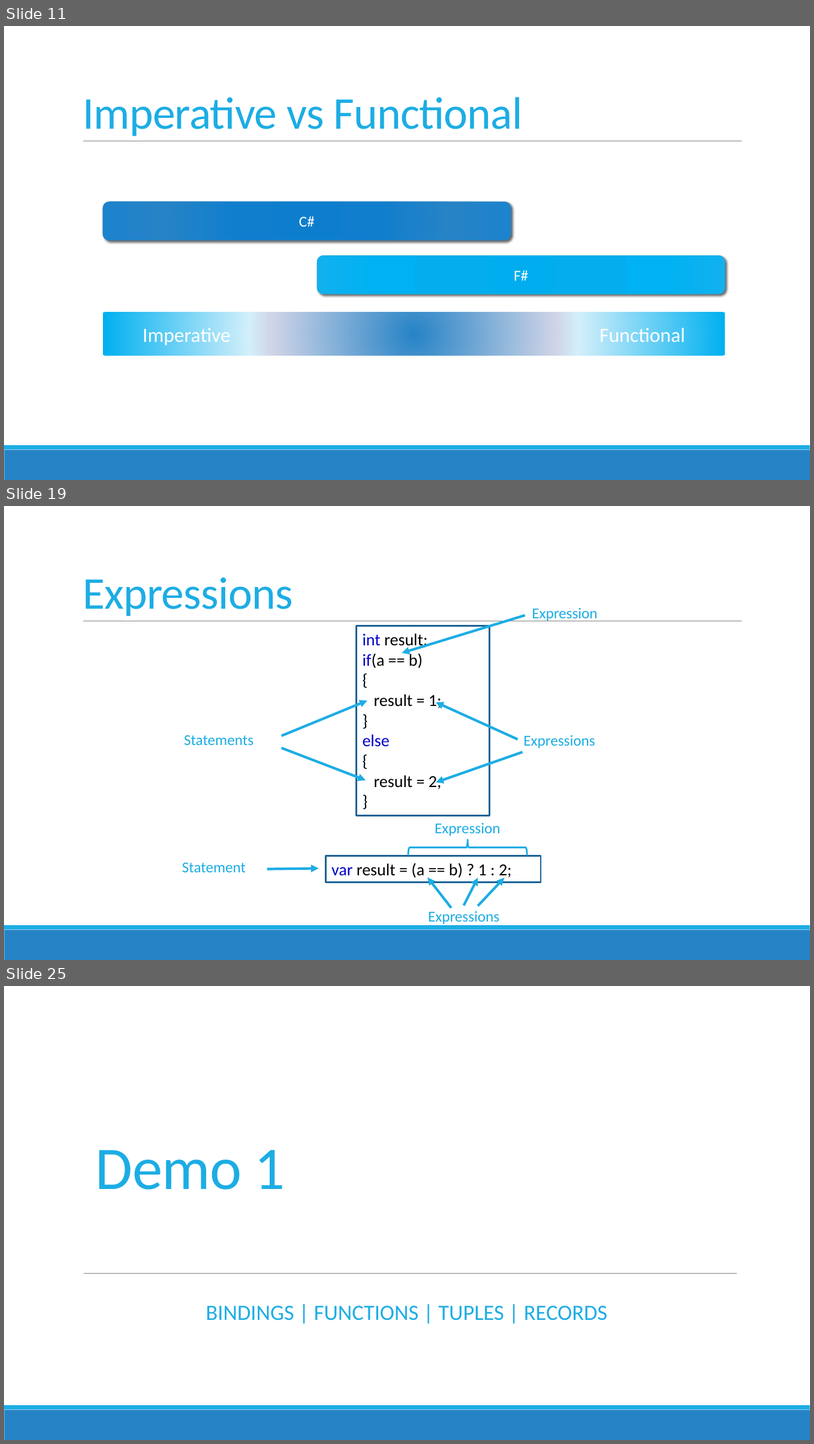
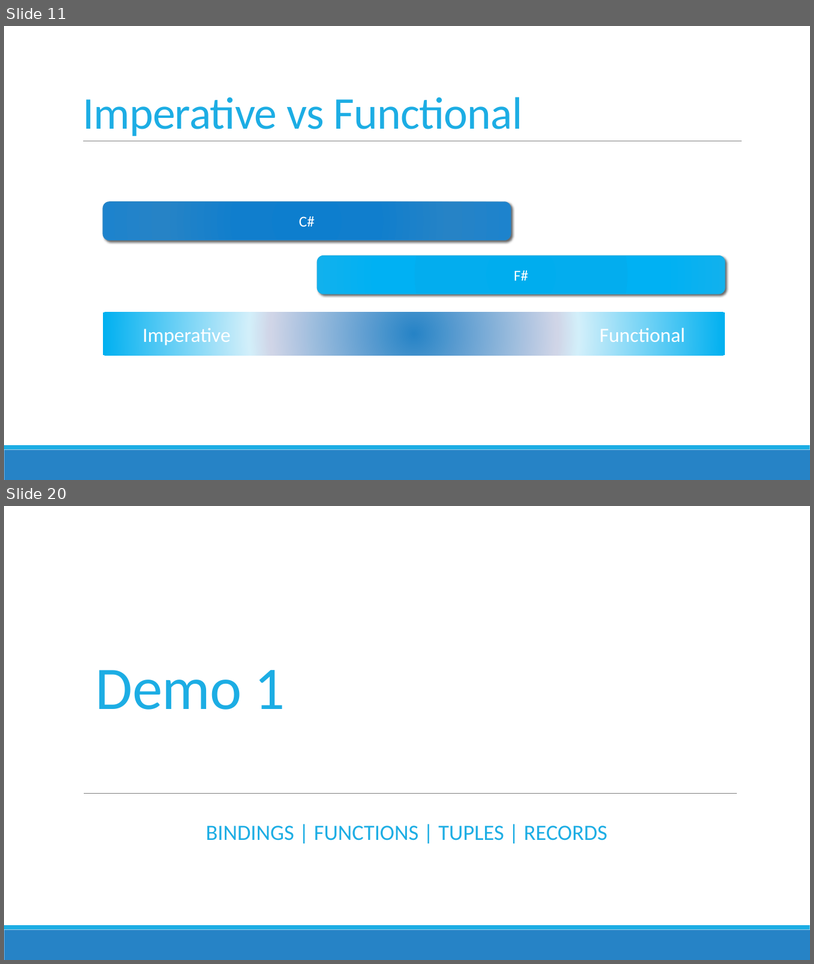
Before and after one commit to jorgef/fsharpworkshop, a slide deck: FSharpWorkshop_Slides.pptx. Shown one above the other, each under a label of ours: slides 11, 19 and 25 before the commit, slides 11 and 20 after it; the slides between them are not shown. The pictures are 814x1444 and 814x964 pixels, drawn with LibreOffice and Linux fonts; fonts in the diff are those of the drawing. Boxes give left, top, right and bottom in pixels: in the first picture for what was removed or moved away, otherwise in the second. Text is boxed around its words. In the diff, an @@ line names an element or a change of style, - is before the commit and + after.

```diff
--- a/FSharpWorkshop_Slides.pptx
+++ b/FSharpWorkshop_Slides.pptx
@@ slide 19 removed at [4,506,810,960], background #FFFFFF; not listed: 3 template elements that a slide beside it also shows @@
@@ title removed at [83,577,293,616] @@
-Expressions
@@ text removed at [532,607,597,621] @@
-Expression
@@ rectangle removed at [357,626,490,815] @@
-int result;
-if(a == b)
-{
-result = 1;
-}
-else
-{
-result = 2;
-}
@@ arrow removed from (525, 615) to (402, 653) @@
@@ arrow removed from (282, 736) to (368, 701) @@
@@ arrow removed from (518, 739) to (436, 702) @@
@@ text removed at [184,735,254,745] @@
-Statements
@@ text removed at [524,735,595,748] @@
-Expressions
@@ arrow removed from (282, 748) to (366, 780) @@
@@ arrow removed from (523, 751) to (436, 783) @@
@@ text removed at [435,822,500,835] @@
-Expression
@@ left brace removed at [409,840,527,855] @@
@@ text removed at [182,862,246,872] @@
-Statement
@@ rectangle removed at [326,856,541,882] @@
-var result = (a == b) ? 1 : 2;
@@ arrow removed from (267, 869) to (319, 868) @@
@@ group removed at [428,877,505,925]: 3 arrows, 1 text @@
-Expressions
@@ what was slide 25 is now slide 20 @@
```
Also in this commit, not shown: 5 slides changed, 4 other slides removed.
